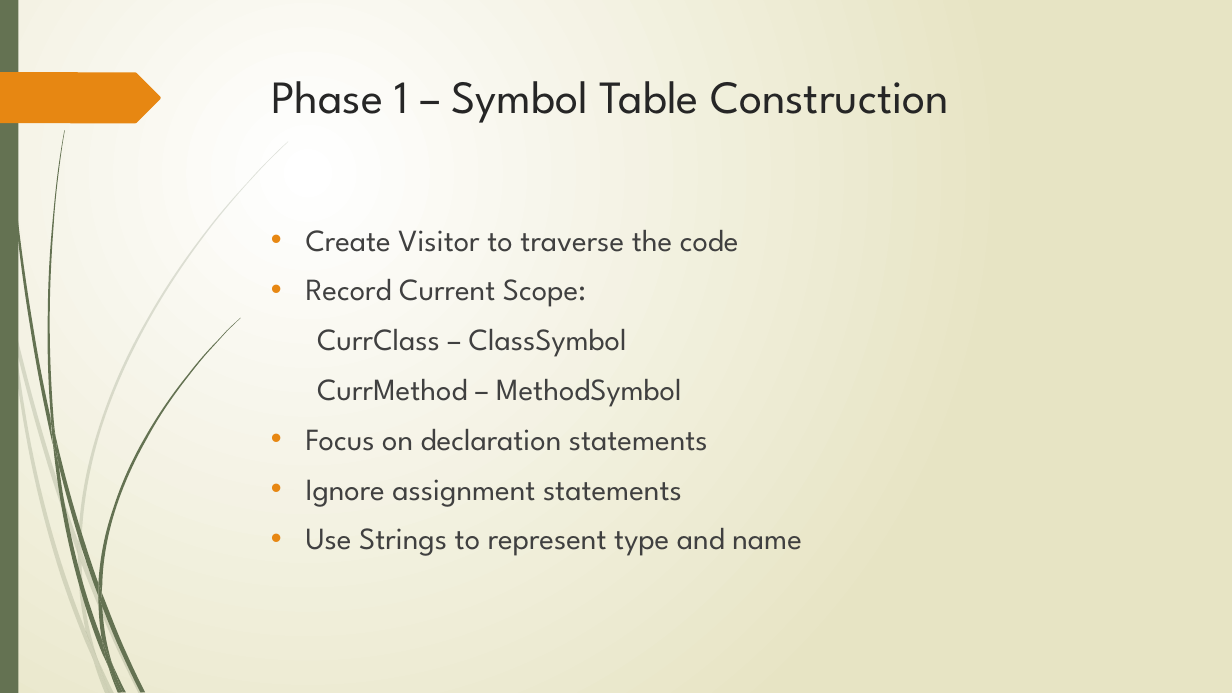
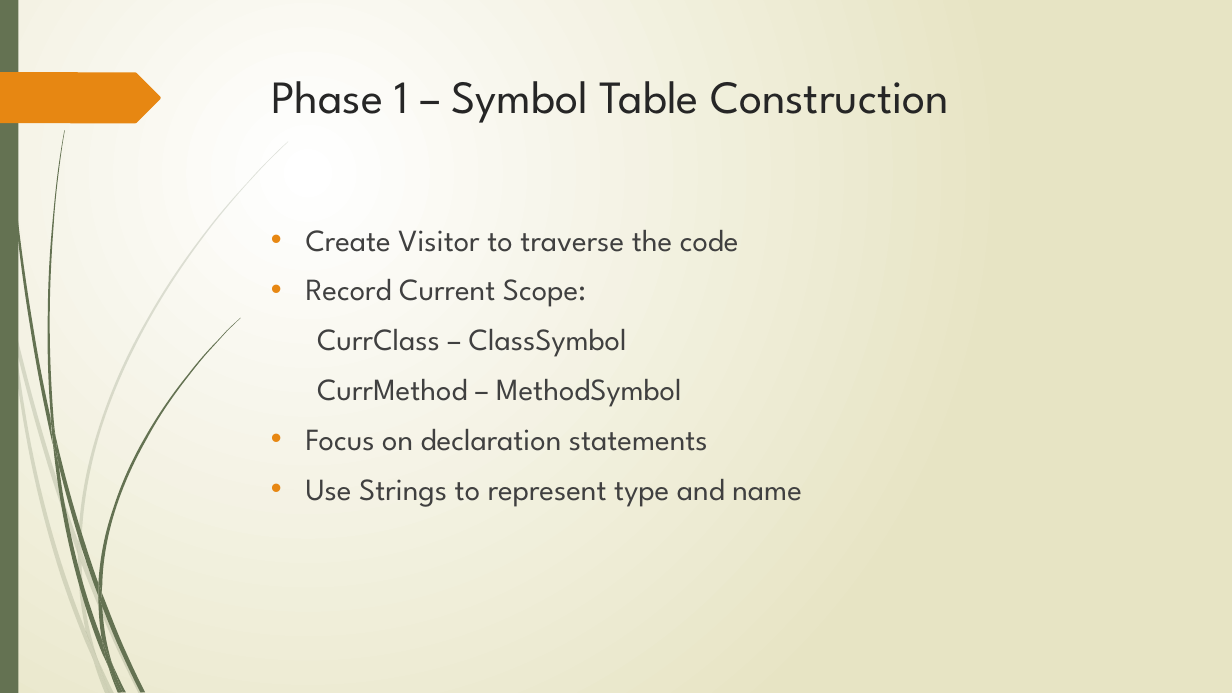
Before and after one commit to HyperMaximum/Compiler-Project, a slide deck: slide 4 of CS179E-final-pre-small.pptx. Drawn at 1232x693 pixels with LibreOffice and Linux fonts; fonts in the diff are those of the drawing. Boxes give left, top, right and bottom in pixels: in the first picture for what was removed or moved away, otherwise in the second. Text is boxed around its words. In the diff, an @@ line names an element or a change of style, - is before the commit and + after.

```diff
--- a/CS179E-final-pre-small.pptx
+++ b/CS179E-final-pre-small.pptx
@@ text at (306, 479, 682, 507): paragraph removed @@
-• Ignore assignment statements
```
Also in this commit, not shown: 5 other slides changed, 2 slides added.
